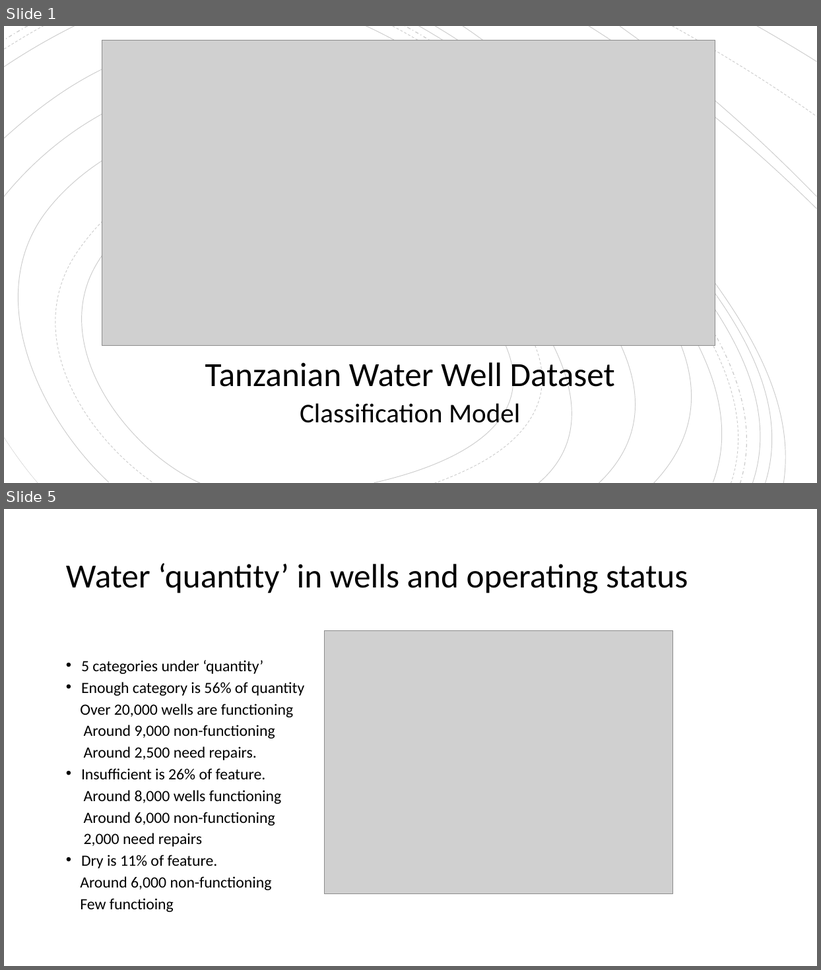
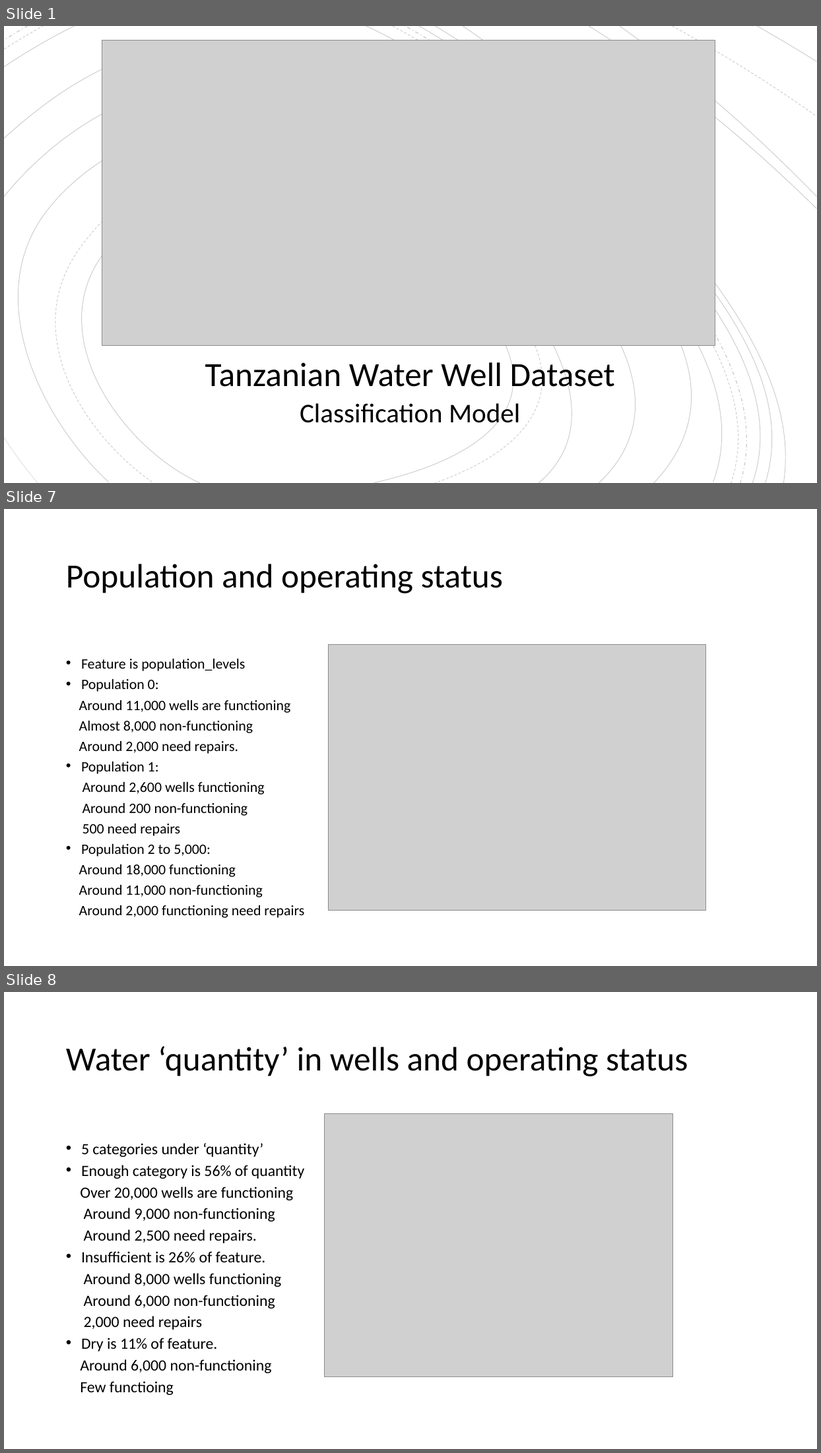
Before and after one commit to davidrtorres/Model-3-Tanzania-Water-Crisis, a slide deck: Presentation1.pptx. Shown one above the other, each under a label of ours: slides 1 and 5 before the commit, slides 1, 7 and 8 after it; the slides between them are not shown. The pictures are 821x970 and 821x1453 pixels, drawn with LibreOffice and Linux fonts; fonts in the diff are those of the drawing; grey boxes stand for pictures. Boxes give left, top, right and bottom in pixels: in the first picture for what was removed or moved away, otherwise in the second. Text is boxed around its words. In the diff, an @@ line names an element or a change of style, - is before the commit and + after.

```diff
--- a/Presentation1.pptx
+++ b/Presentation1.pptx
@@ slide 7 added at box(4, 509, 817, 966), background #FFFFFF @@
@@ title added at box(66, 564, 503, 593), 40 pt, text #000000 @@
+Population and operating status
@@ picture added at box(328, 645, 706, 911) @@
@@ text added at box(79, 659, 304, 918), 17 pt, text #000000 @@
+• Feature is population_levels
+• Population 0:
+Around 11,000 wells are functioning
+Almost 8,000 non-functioning
+Around 2,000 need repairs.
+• Population 1:
+Around 2,600 wells functioning
+Around 200 non-functioning
+500 need repairs
+• Population 2 to 5,000:
+Around 18,000 functioning
+Around 11,000 non-functioning
+Around 2,000 functioning need repairs
@@ what was slide 5 is now slide 8 @@
```
Also in this commit, not shown: 7 slides changed, 2 other slides added, 3 other files.
